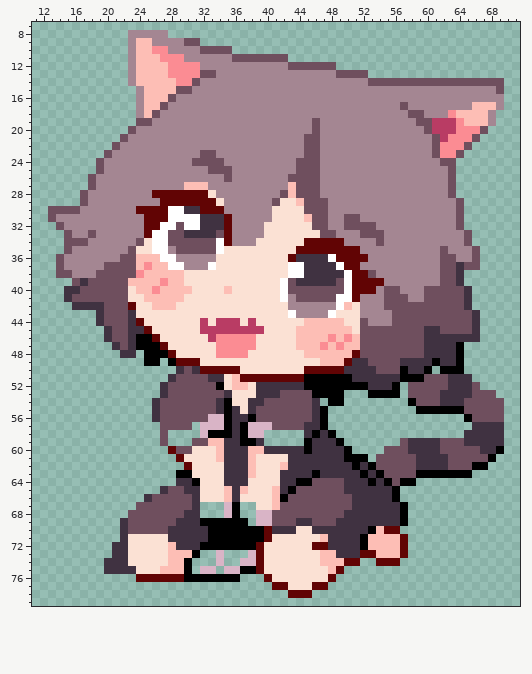
Sprite sheet: resources/normal/img_7.png. The picture above is the old version.
The file is 80x80 pixels. Shown: x 11..71, y 7..79.
Now the later version:
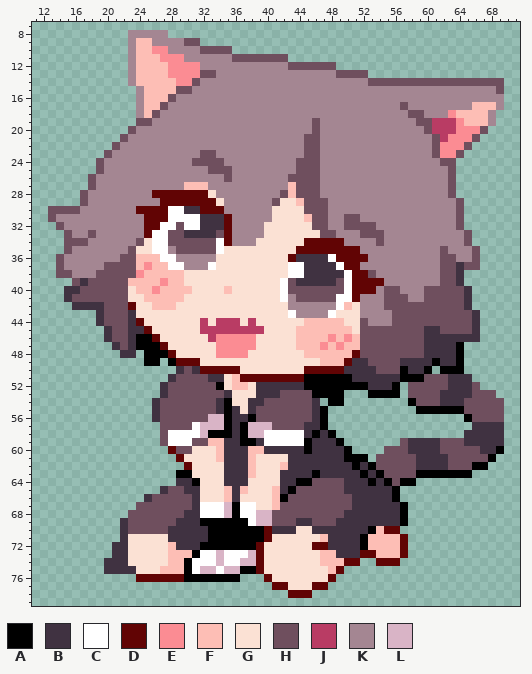
Palette (. is transparent): A #000000  B #403241  C #ffffff  D #610404  E #fb8c93  F #fdbeb5  G #fbe1d4  H #6f4f5e  J #b93c64  K #a48692  L #d9b4c6
Change:
@@ x 26..46 @@
 56 BHHHHHHLLABBAHHHHHHHB
-57 .HHHH.LLLABALLLHHHHBB
-58 .H....LAAABALL.....BA
-59 .H...HHFFBBAAB.....AB
+57 .HHHHCLLLABALLLHHHHBB
+58 .HCCCCLAAABALLCCCCCBA
+59 .HCCCHHFFBBAABCCCCCAB
 60 ..DHHGGGFBBBFFBBBBBAB
@@ x 30..40 @@
 66 HBGGGFBGGGG
-67 HB...LA..GG
-68 BB...LA..LL
-69 BBAAAAAA.LL
+67 HBCCCLACCGG
+68 BBCCCLACCLL
+69 BBAAAAAACLL
 70 BBBAAAAAAAD
@@ x 29..39 @@
 72 BBBAAAAAAAD
-73 FFA..L...LD
-74 FA...L..LLD
-75 FA.LL.LLAAD
+73 FFACCLCCCLD
+74 FACCCLCCLLD
+75 FACLLCLLAAD
 76 DAAAAAAA...
Pixel boxes of the changes (left, top, right, bottom) in both pictures:
added: (168, 422, 200, 446)
added: (264, 430, 304, 446)
added: (200, 502, 256, 526)
added: (192, 550, 248, 574)
